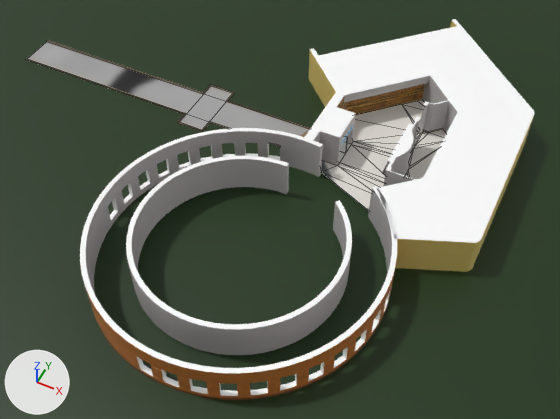
Before and after pictures for a commit that changed the FBX model LibraryOA/Assets/Graphics/Meshes/Library_Mesh.fbx.
One viewpoint serves both versions: a 50 mm camera at (31.4, -75.9, 76.8) aimed at (-1.4, -10.3, -5.1). Arrows for +X, +Y and +Z are at lower left; the lights stay in place. Mesh edges are drawn as thin lines on the coarser meshes. Where no turn or scale is listed for an object, it has been applied to the vertices. Vertices at the same position are counted once.

Objects in the first picture: 'FirstFloor', 'FirstFloor_Radial', 'GrassPlane', 'Paving', 'TilesFloor'.
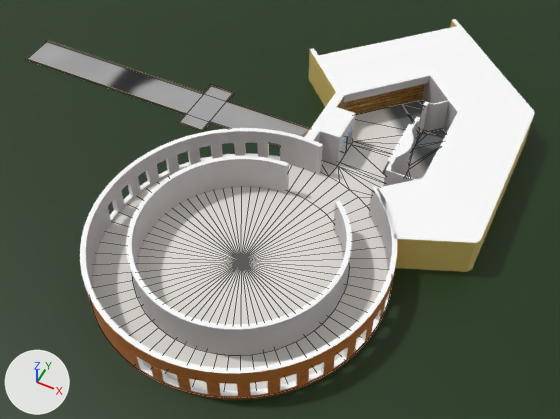
Changed parts and their boxes (x1, y1, x2, y2) in the pictures (560 x 419 px):
```json
{"object": "TilesFloor", "change": "reshaped", "before": [321, 100, 446, 210], "after": [94, 100, 446, 391], "on screen": "180% wider, 163% taller"}
{"part": 1, "of": "me_tilesfloor", "change": "built on", "before": [321, 143, 441, 210], "after": [94, 143, 441, 391]}
{"part": 2, "of": "me_tilesfloor", "change": "surface changed", "before": [338, 100, 446, 190], "after": [338, 100, 446, 190]}
```

Scene script edits in JSON lines:
```json
{"block": "me_tilesfloor", "where": "# used by ob_tilesfloor; location = (-0.1, -23.8, -0.3)"}
{"op": "remove", "block": "me_tilesfloor", "code": "me_tilesfloor.from_pydata(...)  # 83 vertices, 80 faces; spans x 1.0..16.7, y 14.0..39.3, z 0.0"}
{"op": "add", "block": "me_tilesfloor", "code": "me_tilesfloor.from_pydata(...)  # 208 vertices, 211 faces; spans x -18.8..19.1, y -19.4..39.3, z 0.0"}
{"block": "me_tilesfloor", "change": "me_tilesfloor part 1"}
{"block": "me_tilesfloor", "change": "1 vertex is removed from x 12.0, y 14.0, z 0.0"}
{"block": "me_tilesfloor", "change": "3 faces are deleted"}
{"block": "me_tilesfloor", "change": "7 vertices move from x 2.6..13.3, y 14.3..25.6, z 0.0 to x 3.8..13.3, y 15.2..25.5, z 0.0"}
{"block": "me_tilesfloor", "change": "126 vertices are added at x -18.8..19.1, y -19.4..18.4, z 0.0"}
{"block": "me_tilesfloor", "change": "134 new faces join them"}
{"block": "me_tilesfloor", "change": "me_tilesfloor part 2: 77 kept faces spanning x 1.0..16.7, y 14.4..39.3, z 0.0 get new texture (UV) coordinates"}
```
